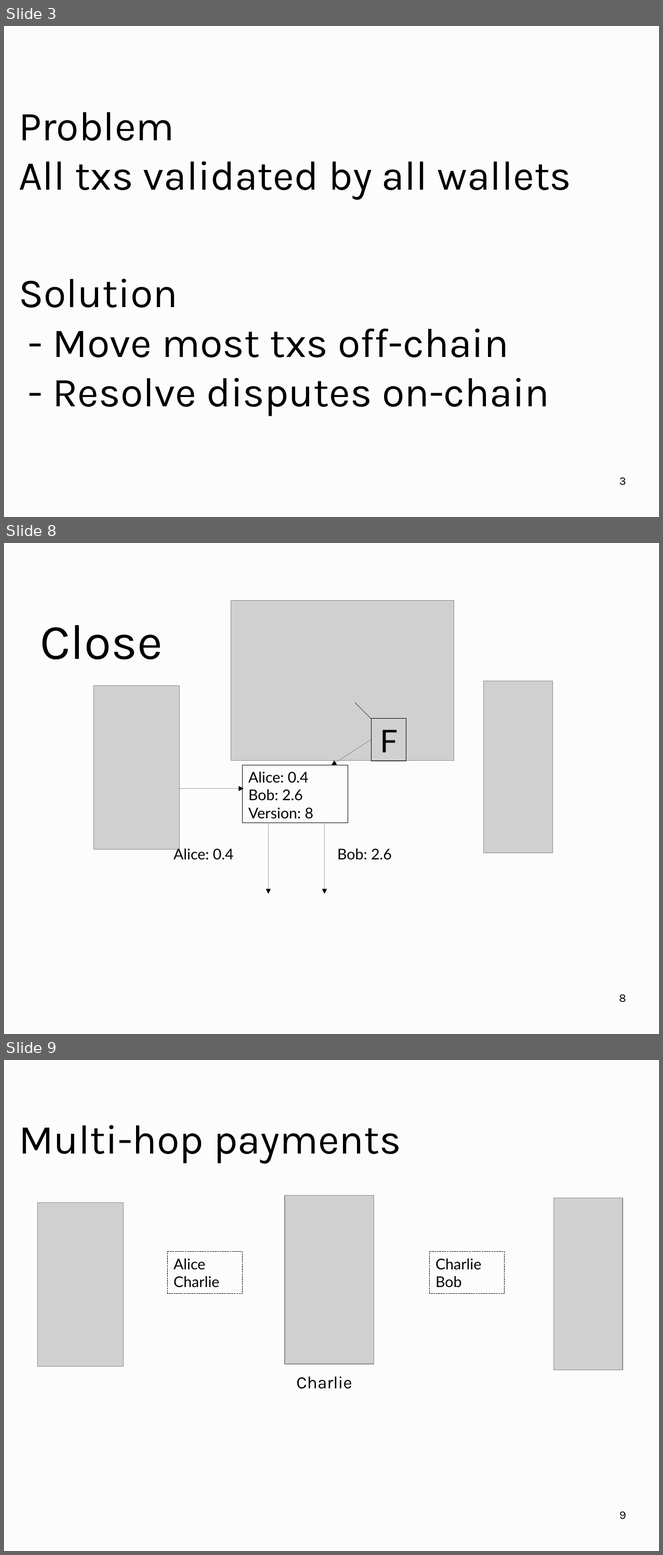
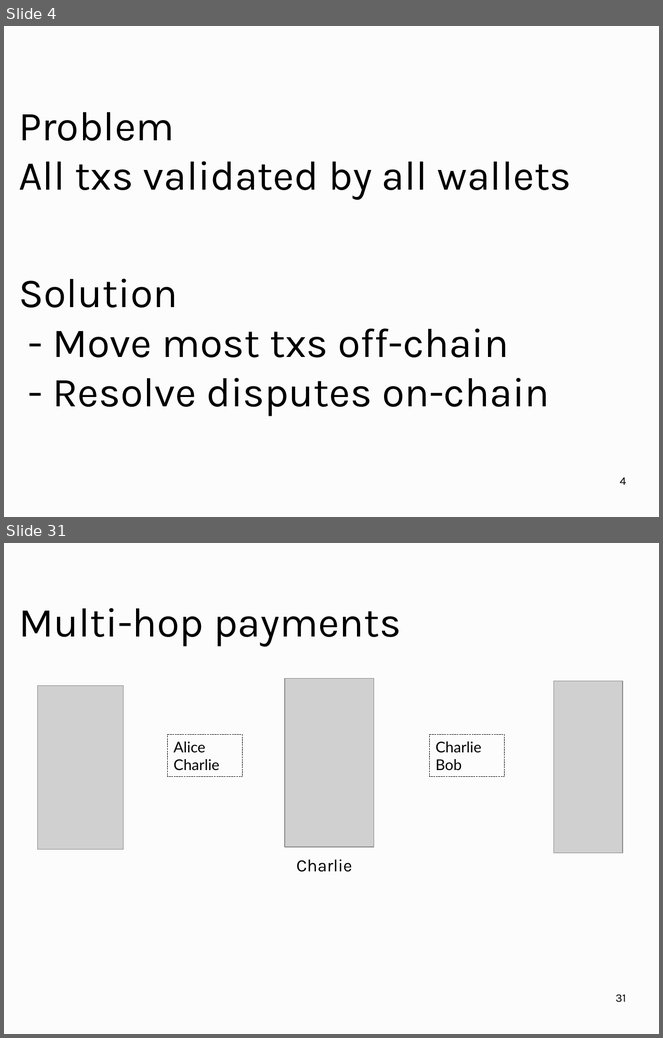
Before and after one commit to OrfeasLitos/PaymentChannels, a slide deck: ln-slides/slides.odp. Shown one above the other, each under a label of ours: slides 3, 8 and 9 before the commit, slides 4 and 31 after it; the slides between them are not shown. The pictures are 663x1555 and 663x1038 pixels, drawn with LibreOffice and Linux fonts; fonts in the diff are those of the drawing; grey boxes stand for pictures. Boxes give left, top, right and bottom in pixels: in the first picture for what was removed or moved away, otherwise in the second. Text is boxed around its words. In the diff, an @@ line names an element or a change of style, - is before the commit and + after.

```diff
--- a/ln-slides/slides.odp
+++ b/ln-slides/slides.odp
@@ slide 8 removed at <box>4,543,659,1034</box>, background #FCFCFC @@
@@ picture removed at <box>231,600,454,760</box> @@
@@ title removed at <box>40,625,163,659</box> @@
-Close
@@ picture removed at <box>484,681,553,853</box> @@
@@ picture removed at <box>94,685,179,850</box> @@
@@ line removed from (372, 718) to (356, 703) @@
@@ rectangle removed at <box>372,718,406,760</box> @@
-F
@@ arrow removed from (372, 740) to (332, 766) @@
@@ rectangle removed at <box>243,766,348,823</box> @@
-Alice: 0.4
-Bob: 2.6
-Version: 8
@@ arrow removed from (179, 788) to (244, 788) @@
@@ arrow removed from (269, 824) to (269, 895) @@
@@ arrow removed from (324, 824) to (324, 895) @@
@@ text removed at <box>174,847,234,860</box> @@
-Alice: 0.4
@@ text removed at <box>337,849,392,860</box> @@
-Bob: 2.6
@@ page number removed at <box>619,995,626,1003</box> @@
-8
@@ what was slide 3 is now slide 4 @@
@@ page number at <box>620,478,626,485</box>: text changed @@
-3
+4
@@ what was slide 9 is now slide 31 @@
@@ page number at <box>616,994,626,1003</box>: text changed @@
-9
+31
```
Also in this commit, not shown: 2 slides changed, 28 slides added, 4 other slides removed, 1 other file.
